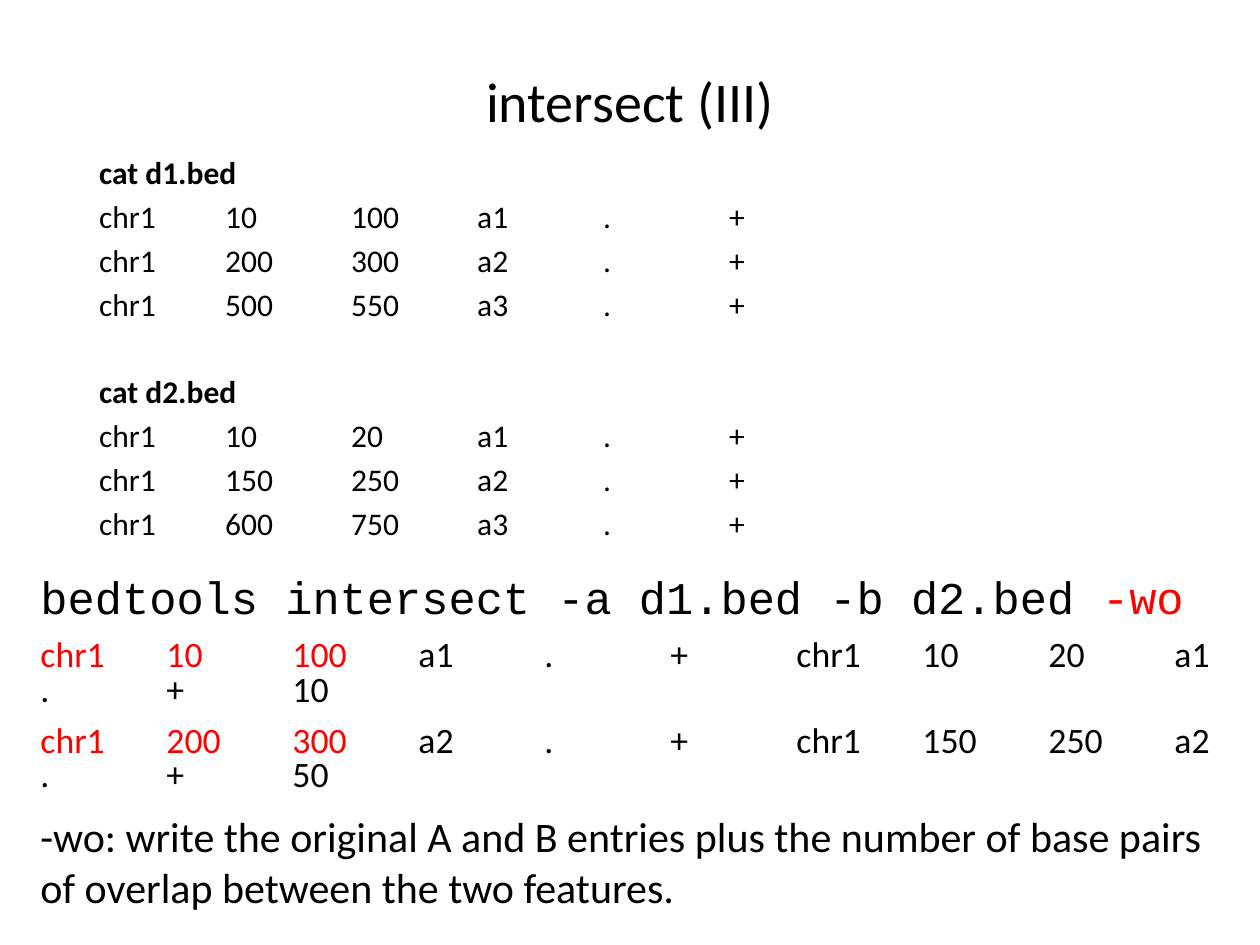
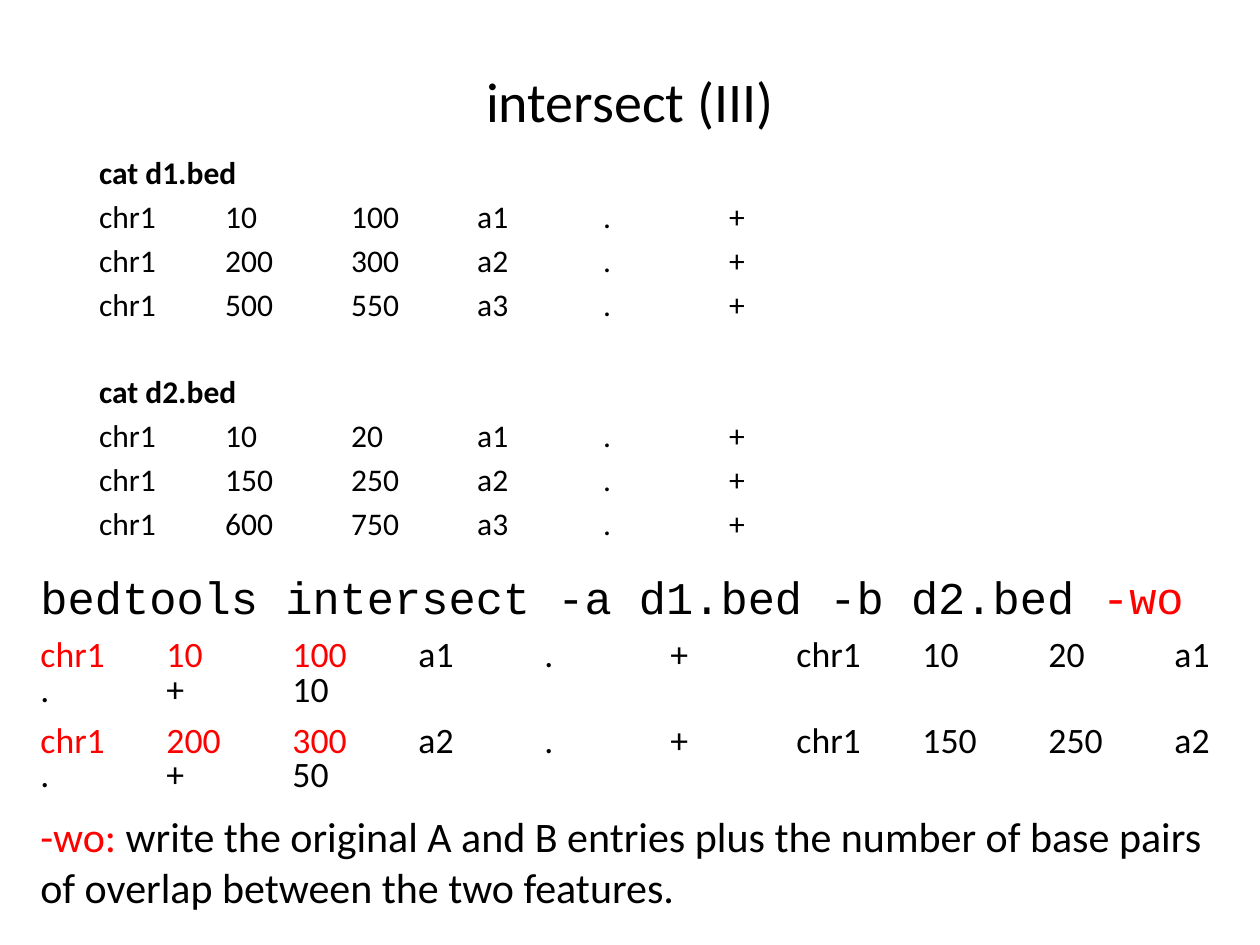
Before and after one commit to liu3zhenlab/teaching, a slide deck: slide 16 of PLPTH813Bioinformatis/2023/lectures/lecture13_BEDtools.pptx (slide 15 before the commit). Drawn at 1260x945 pixels with LibreOffice and Linux fonts; fonts in the diff are those of the drawing. Boxes give left, top, right and bottom in pixels: in the first picture for what was removed or moved away, otherwise in the second. Text is boxed around its words. In the diff, an @@ line names an element or a change of style, - is before the commit and + after.

```diff
--- a/PLPTH813Bioinformatis/2023/lectures/lecture13_BEDtools.pptx
+++ b/PLPTH813Bioinformatis/2023/lectures/lecture13_BEDtools.pptx
@@ text "-wo: write the original A ..." at <box>40,822,1201,910</box>: text colour #000000 to #FF0000 in "-wo:" @@
```
Also in this commit, not shown: 11 other slides changed, 4 slides added, 1 slide removed, 2 other files.
